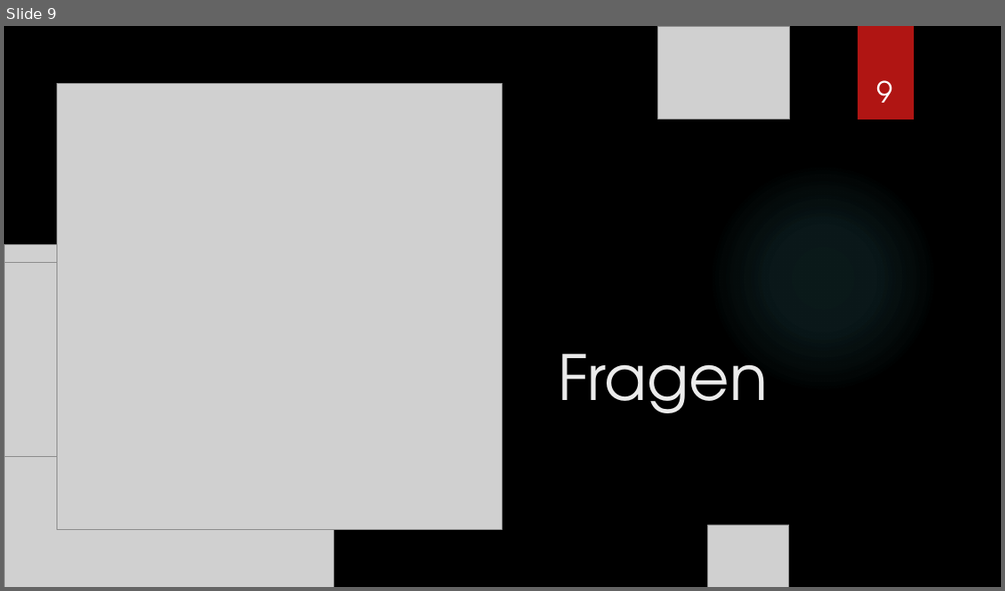
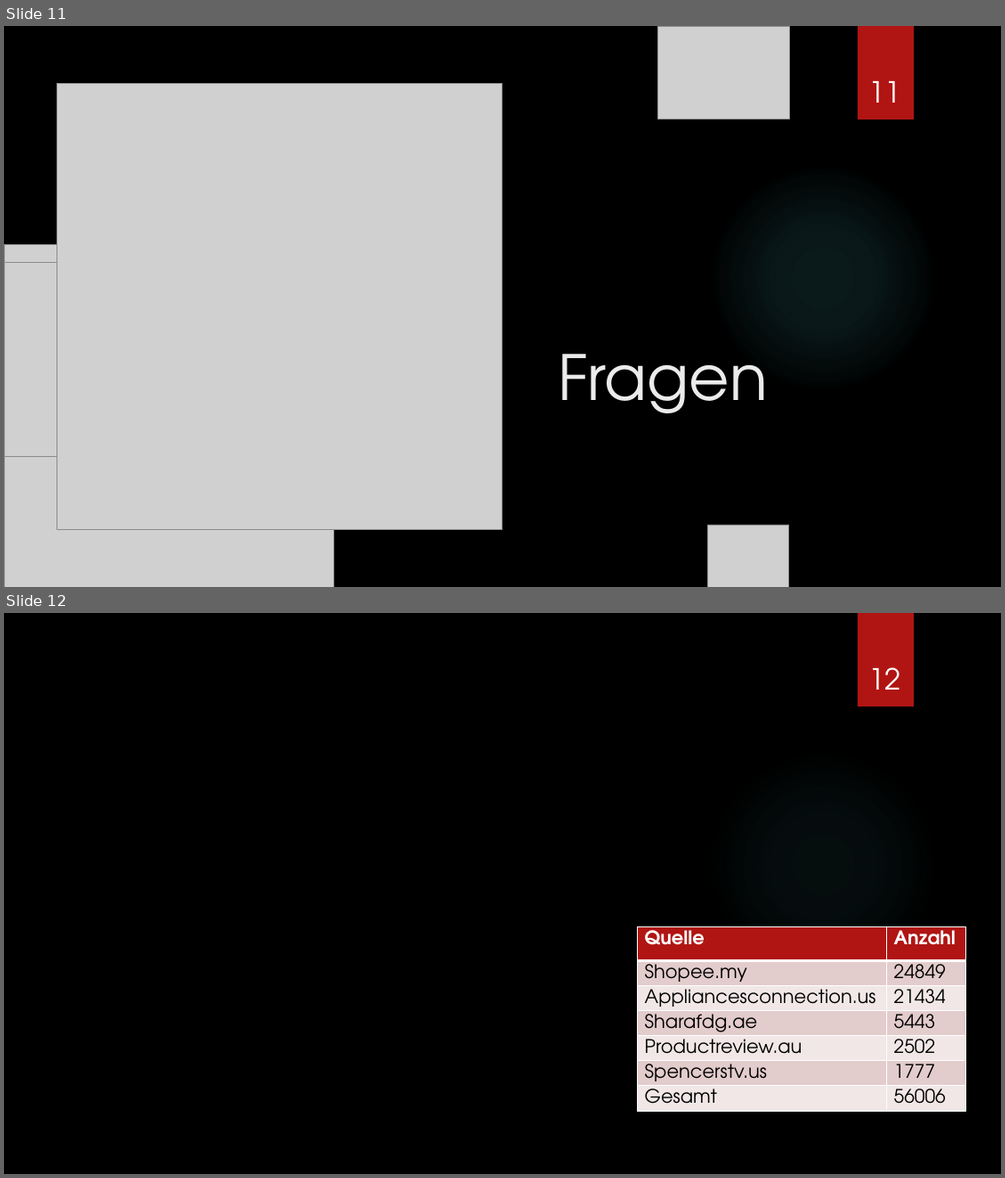
Before and after one commit to thilobru/BigData, a slide deck: Präsentation/präsentation.pptx. Shown one above the other, each under a label of ours: slide 9 before the commit, slides 11 and 12 after it. The pictures are 1005x591 and 1005x1178 pixels, drawn with LibreOffice and Linux fonts; fonts in the diff are those of the drawing; grey boxes stand for pictures; background and template pictures are left out. Boxes give left, top, right and bottom in pixels: in the first picture for what was removed or moved away, otherwise in the second. Text is boxed around its words. In the diff, an @@ line names an element or a change of style, - is before the commit and + after.

```diff
--- a/Präsentation/präsentation.pptx
+++ b/Präsentation/präsentation.pptx
@@ slide 12 added at bbox=[4, 613, 1001, 1174], background picture (left out); not listed: 1 template element that a slide beside it also shows @@
@@ rectangle added at bbox=[858, 613, 914, 706], fill #B01513 @@
@@ page number added at bbox=[868, 667, 900, 690], 28 pt, text #FFFFFF @@
+12
@@ table added at bbox=[638, 927, 966, 1141], 7 rows, 2 columns @@
+Quelle | Anzahl
+Shopee.my | 24849
+Appliancesconnection.us | 21434
+Sharafdg.ae | 5443
+Productreview.au | 2502
+Spencerstv.us | 1777
+Gesamt | 56006
@@ what was slide 9 is now slide 11 @@
@@ page number at bbox=[868, 81, 900, 103]: text changed @@
-9
+11
```
Also in this commit, not shown: 2 slides changed, 10 other slides added, 6 slides removed, 5 other files.
